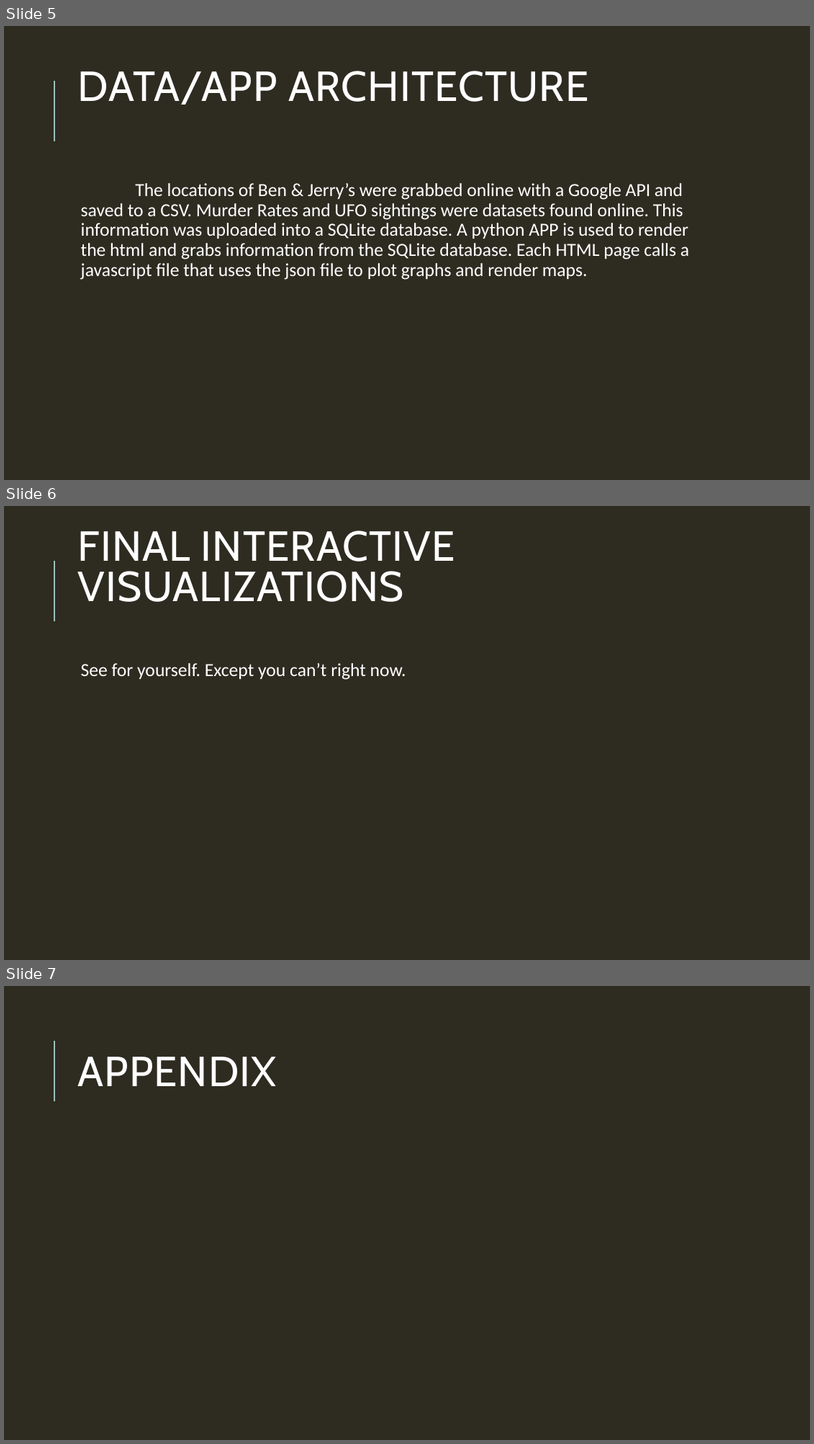
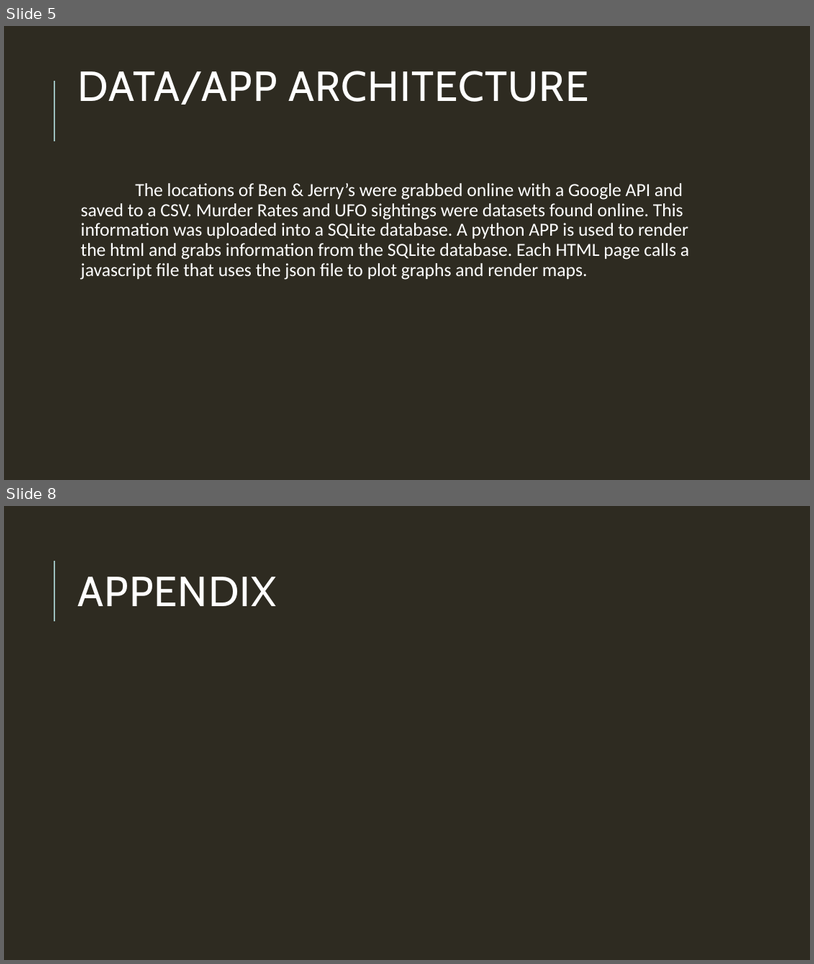
Before and after one commit to Agrattendick/GroupProject2, a slide deck: Ben & Jerry’s Random Comparisons.pptx. Shown one above the other, each under a label of ours: slides 5, 6 and 7 before the commit, slides 5 and 8 after it; the slides between them are not shown. The pictures are 814x1444 and 814x964 pixels, drawn with LibreOffice and Linux fonts; fonts in the diff are those of the drawing. Boxes give left, top, right and bottom in pixels: in the first picture for what was removed or moved away, otherwise in the second. Text is boxed around its words. In the diff, an @@ line names an element or a change of style, - is before the commit and + after.

```diff
--- a/Ben & Jerry’s Random Comparisons.pptx
+++ b/Ben & Jerry’s Random Comparisons.pptx
@@ slide 6 removed at (4,506,810,960), background #2E2B21; not listed: 1 template element that a slide beside it also shows @@
@@ title removed at (77,530,455,602) @@
-FINAL INTERACTIVE VISUALIZATIONS
@@ text removed at (81,663,406,680) @@
-  See for yourself. Except you can’t right now.
@@ what was slide 7 is now slide 8 @@
```
Also in this commit, not shown: 2 slides added.
